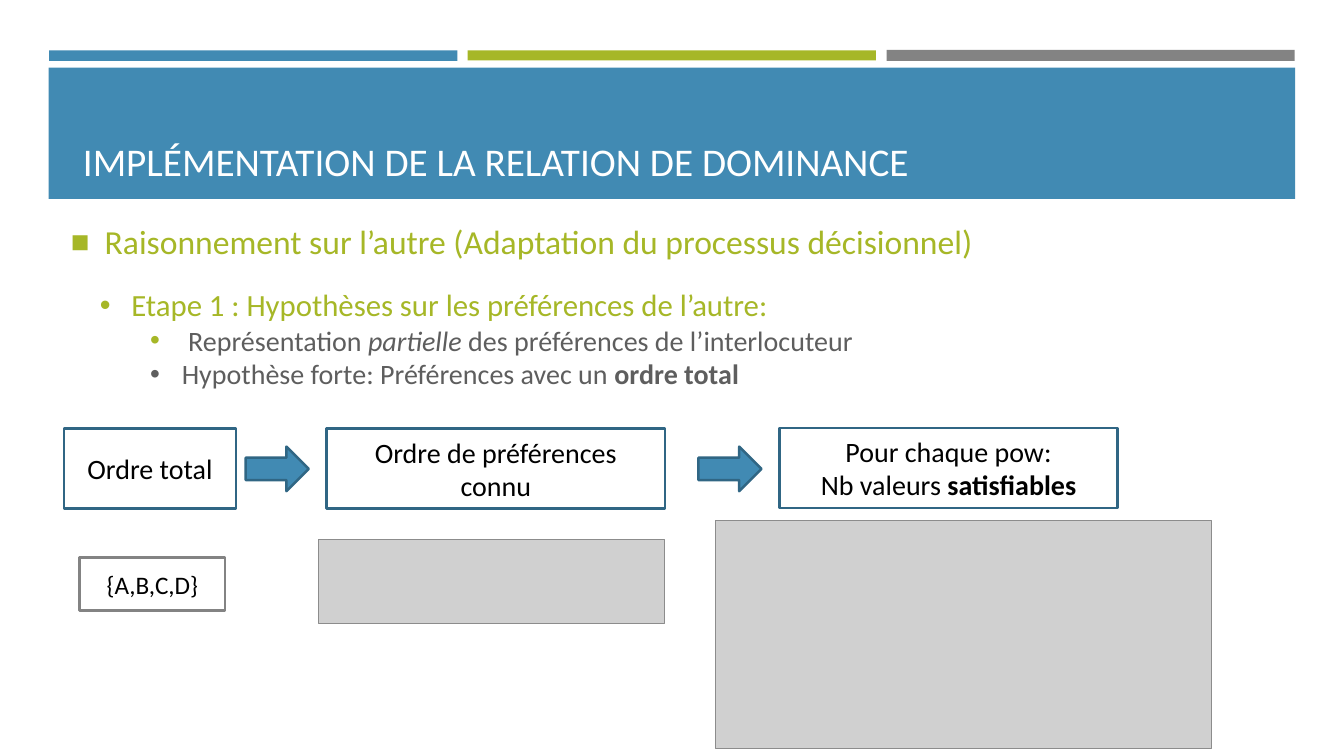
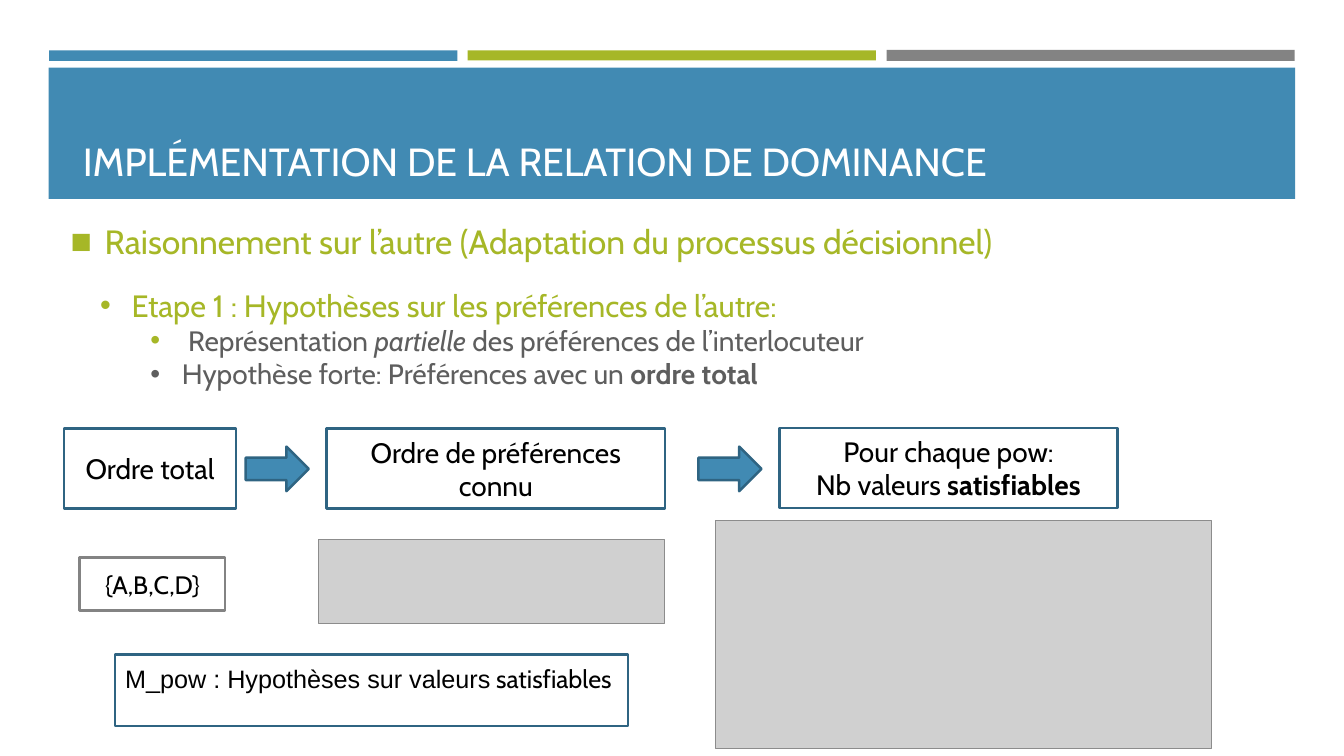
Before and after one commit to Olydia/Discolog, a slide deck: slide 11 of papers/Presentations/Seminaire_CPU/seminaire_13_12.pptx (slide 12 before the commit). Drawn at 1344x756 pixels with LibreOffice and Linux fonts; fonts in the diff are those of the drawing; grey boxes stand for pictures. Boxes give left, top, right and bottom in pixels: in the first picture for what was removed or moved away, otherwise in the second. Text is boxed around its words. In the diff, an @@ line names an element or a change of style, - is before the commit and + after.

```diff
--- a/papers/Presentations/Seminaire_CPU/seminaire_13_12.pptx
+++ b/papers/Presentations/Seminaire_CPU/seminaire_13_12.pptx
@@ title "IMPLÉMENTATION DE LA RELATION DE ..." at <box>83,142,987,177</box>: font Calibri to Cabin; indent changed @@
@@ text "Raisonnement sur l’autre (Adaptation du ..." at <box>105,228,992,262</box>: font Calibri to Cabin; bullet ■ to ◼; less space between paragraphs @@
@@ text "Etape 1 : Hypothèses sur ..." at <box>132,294,864,391</box>: font Calibri to Cabin @@
@@ font Calibri to Cabin; outline #306684 1.75 pt to #2F6482 1.75 pt in 3 elements at <box>65,429,237,508</box>, <box>327,429,665,508</box>, <box>779,429,1118,508</box> @@
@@ rectangle "{A,B,C,D}" at <box>80,558,225,611</box>: font Calibri to Cabin @@
@@ rectangle added at <box>115,654,628,726</box>, fill #FFFFFF, outline #2F6482 1.75 pt, 18 pt, text #000000 @@
+M_pow : Hypothèses sur valeurs satisfiables
```
Also in this commit, not shown: 16 other slides changed, 1 slide added, 1 slide removed, 4 other files.
